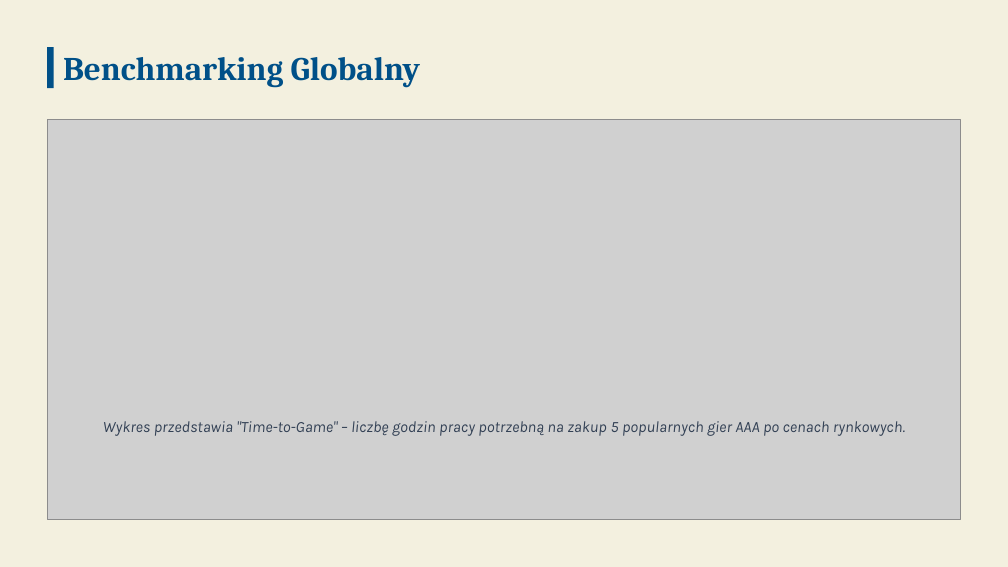
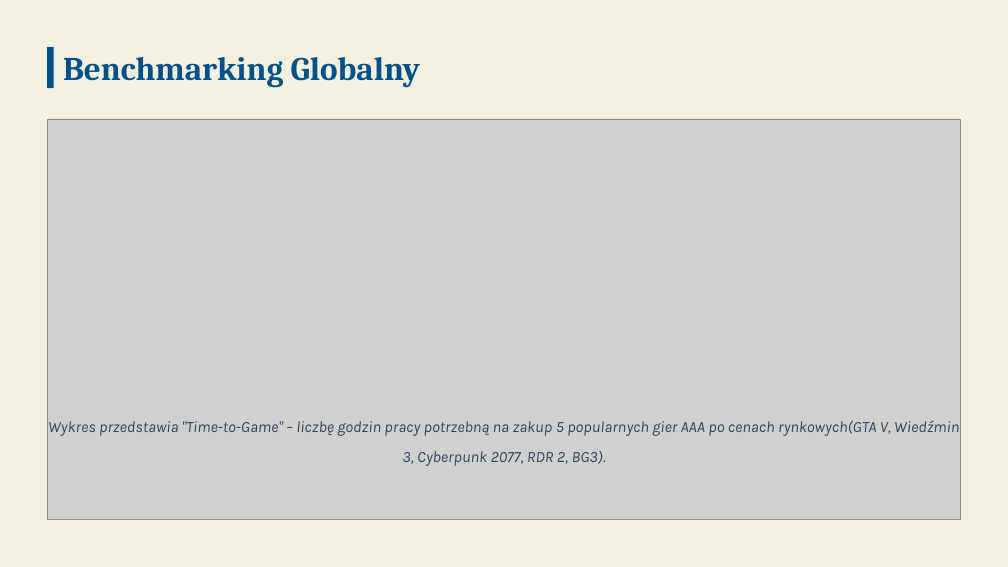
Before and after one commit to WukerDev/PricePower, a slide deck: slide 8 of PricePower.pptx. Drawn at 1008x567 pixels with LibreOffice and Linux fonts; fonts in the diff are those of the drawing; grey boxes stand for pictures; background and template pictures are left out. Boxes give left, top, right and bottom in pixels: in the first picture for what was removed or moved away, otherwise in the second. Text is boxed around its words. In the diff, an @@ line names an element or a change of style, - is before the commit and + after.

```diff
--- a/PricePower.pptx
+++ b/PricePower.pptx
@@ text at (48, 421, 959, 466): text changed @@
-Wykres przedstawia "Time-to-Game" – liczbę godzin pracy potrzebną na zakup 5 popularnych gier AAA po cenach rynkowych.
+Wykres przedstawia "Time-to-Game" – liczbę godzin pracy potrzebną na zakup 5 popularnych gier AAA po cenach rynkowych(GTA V, Wiedźmin 3, Cyberpunk 2077, RDR 2, BG3).
```
Also in this commit, not shown: 1 other slide changed.
